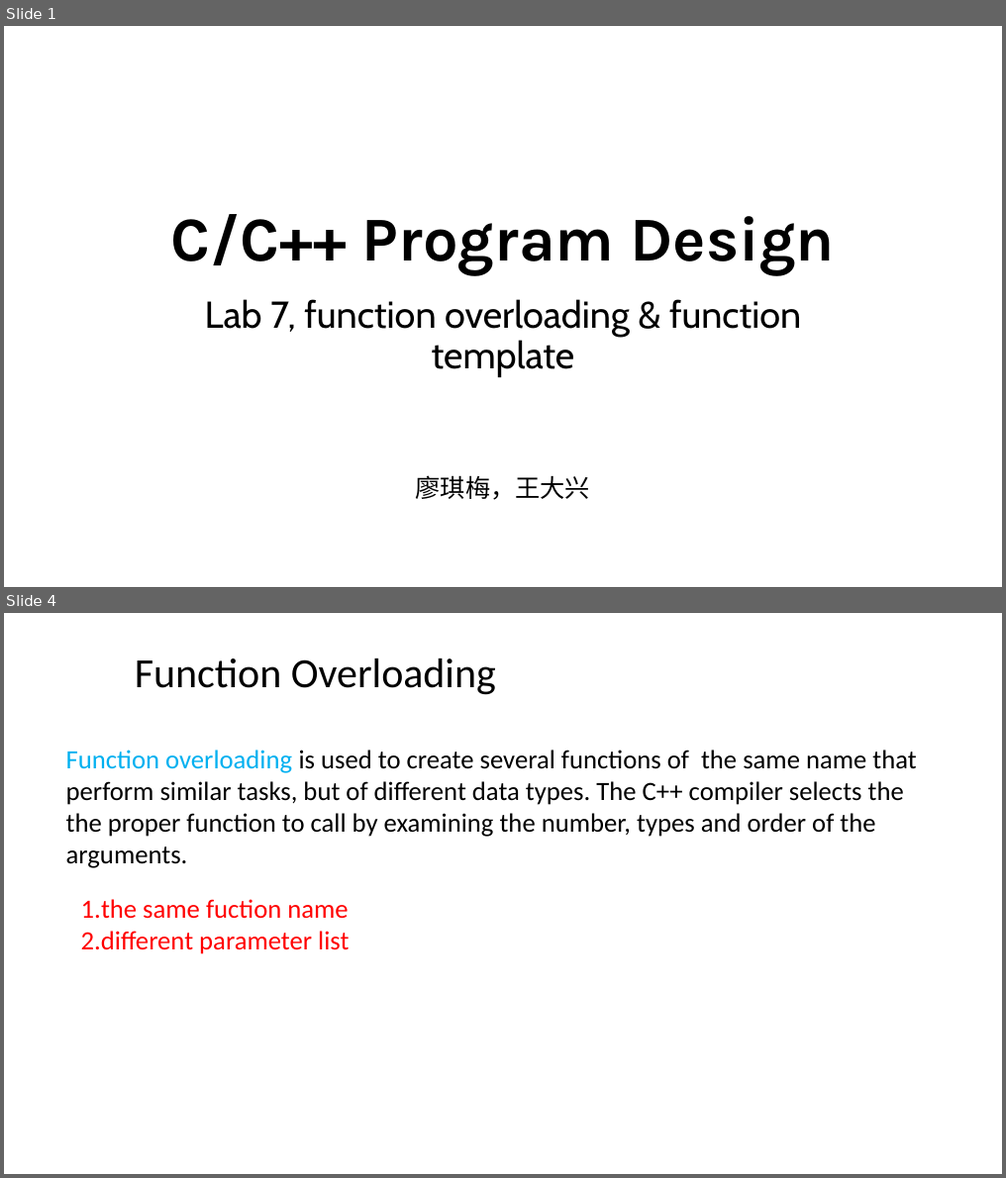
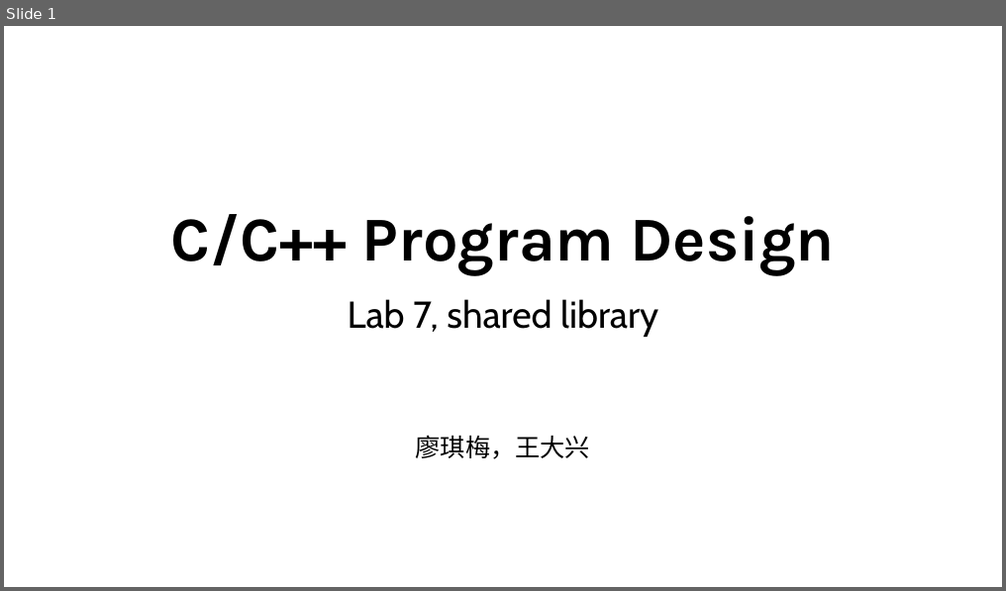
Before and after one commit to ShiqiYu/CPP, a slide deck: week07/Lab07.pptx. Shown one above the other, each under a label of ours: slides 1 and 4 before the commit, slide 1 after it; the slides between them are not shown. The pictures are 1006x1178 and 1006x591 pixels, drawn with LibreOffice and Linux fonts; fonts in the diff are those of the drawing; background and template pictures are left out. Boxes give left, top, right and bottom in pixels: in the first picture for what was removed or moved away, otherwise in the second. Text is boxed around its words. In the diff, an @@ line names an element or a change of style, - is before the commit and + after.

```diff
--- a/week07/Lab07.pptx
+++ b/week07/Lab07.pptx
@@ slide 4 removed at [4,613,1002,1174], background #FFFFFF @@
@@ title removed at [135,659,496,695] @@
-Function Overloading
@@ text removed at [66,750,916,868] @@
-Function overloading is used to create several functions of the same name that
-perform similar tasks, but of different data types. The C++ compiler selects the
-the proper function to call by examining the number, types and order of the
-arguments.
@@ text removed at [81,899,349,955] @@
-1.the same fuction name
-2.different parameter list
@@ slide 1 changed as well @@
@@ subtitle at [348,299,658,337]: text changed @@
-Lab 7, function overloading & function template
+Lab 7, shared library
```
Also in this commit, not shown: 3 other slides changed, 7 slides added, 16 other slides removed, 5 other files.
